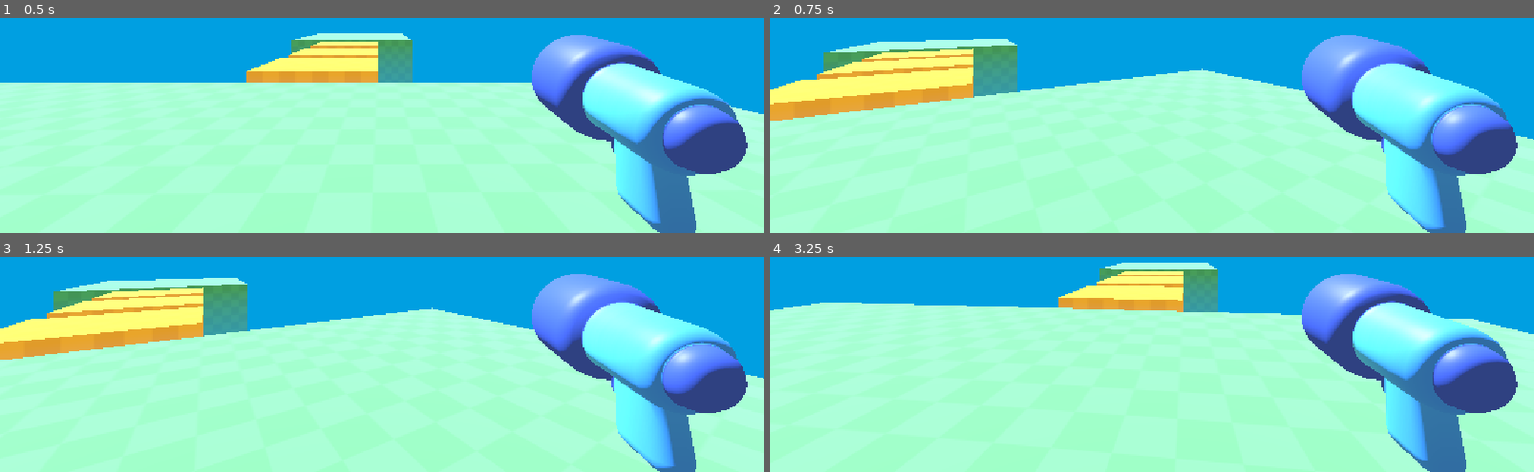
Above: before the commit, frames 1-4 (two rows, left to right).
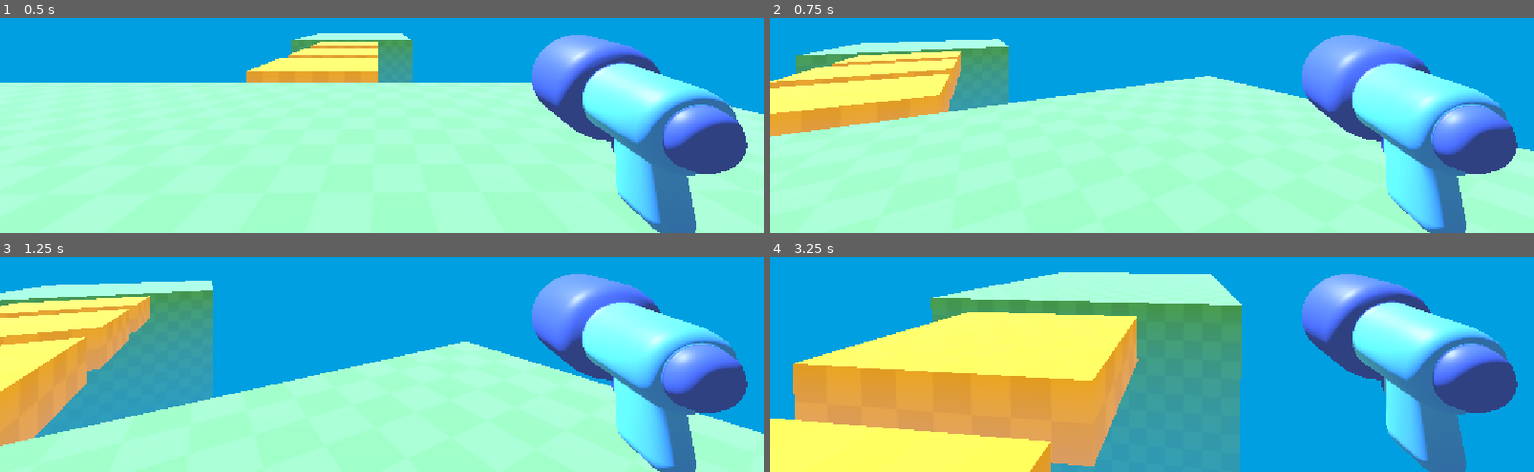
Above: after the commit, the same moments.

Repository: lanyy721/my3DGameDemo
Game: Godot game, scene res://level/temporary_level.tscn
The game is run twice, just before and just after one commit, with the same random seed, the same clock (stepped at 60 frames per second) and the same inputs.
Inputs (mouse positions are in pixels of both pictures, inside the frame that each line leads up to):
- Up to frame 1 (0.5 s): no input
- Up to frame 2 (0.75 s): tap Enter at 0.5 s; move the mouse to (outside the picture) at 0.52 s; hold W (move_forward, bound only after the commit) from 0.53 s (still down)
- Up to frame 3 (1.25 s): keep holding W (move_forward, bound only after the commit)
- Up to frame 4 (3.25 s): keep holding W (move_forward, bound only after the commit); move the mouse to (1113, 259) at 1.27 s; move the mouse to (outside the picture) at 2.02 s; move the mouse to (1144, 265) at 2.77 s

Frame 1 is identical in both runs. In frame 2, 7.4% of the frame differs, in the area x 0-100%, y 9-62%; in frame 3, 27%; in frame 4, 69%, in the area x 0-100%, y 2-100%.

Commit message:
Add player WASD movement input
Co-Authored-By: Claude Haiku 4.5 (1M context) <noreply@anthropic.com>

Diff:
--- a/my-3d-game-demo/player/player.gd
+++ b/my-3d-game-demo/player/player.gd
@@ -12,3 +12,21 @@
 		)
 	elif event.is_action_pressed("ui_cancel"):
 		Input.set_mouse_mode(Input.MOUSE_MODE_VISIBLE)
+
+
+func _physics_process(delta: float) -> void:
+	const SPEED=5.5
+
+	var input_direcation_2D=Input.get_vector(
+		"move_left","move_right","move_forward","move_back"
+	)
+	var input_direcation_3D=Vector3(
+		input_direcation_2D.x,0,input_direcation_2D.y
+	)
+	var direcation=transform.basis*input_direcation_3D
+
+	velocity.x=direcation.x*SPEED
+	velocity.z=direcation.z*SPEED
+
+
+	move_and_slide()
--- a/my-3d-game-demo/project.godot
+++ b/my-3d-game-demo/project.godot
@@ -20,6 +20,29 @@
 window/stretch/mode="canvas_items"
 window/stretch/aspect="expand"
 
+[input]
+
+move_left={
+"deadzone": 0.2,
+"events": [Object(InputEventKey,"resource_local_to_scene":false,"resource_name":"","device":-1,"window_id":0,"alt_pressed":false,"shift_pressed":false,"ctrl_pressed":false,"meta_pressed":false,"pressed":false,"keycode":0,"physical_keycode":65,"key_label":0,"unicode":97,"location":0,"echo":false,"script":null)
+]
+}
+move_right={
+"deadzone": 0.2,
+"events": [Object(InputEventKey,"resource_local_to_scene":false,"resource_name":"","device":-1,"window_id":0,"alt_pressed":false,"shift_pressed":false,"ctrl_pressed":false,"meta_pressed":false,"pressed":false,"keycode":0,"physical_keycode":68,"key_label":0,"unicode":100,"location":0,"echo":false,"script":null)
+]
+}
+move_back={
+"deadzone": 0.2,
+"events": [Object(InputEventKey,"resource_local_to_scene":false,"resource_name":"","device":-1,"window_id":0,"alt_pressed":false,"shift_pressed":false,"ctrl_pressed":false,"meta_pressed":false,"pressed":false,"keycode":0,"physical_keycode":83,"key_label":0,"unicode":115,"location":0,"echo":false,"script":null)
+]
+}
+move_forward={
+"deadzone": 0.2,
+"events": [Object(InputEventKey,"resource_local_to_scene":false,"resource_name":"","device":-1,"window_id":0,"alt_pressed":false,"shift_pressed":false,"ctrl_pressed":false,"meta_pressed":false,"pressed":false,"keycode":0,"physical_keycode":87,"key_label":0,"unicode":119,"location":0,"echo":false,"script":null)
+]
+}
+
 [physics]
 
 3d/physics_engine="Jolt Physics"
